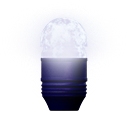
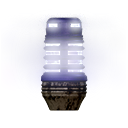
Comparing the layer stacks of the two 128x128 images. Changes:
removed layer "Слой 2 копия 4" over <box>20,9,106,105</box>
removed layer "Слой 2 копия 3" over <box>29,9,98,100</box>
removed layer "Слой 2" over <box>40,17,88,57</box>
removed layer "Слой 2 копия 2" over <box>2,9,124,71</box>
renamed "Слой 2 копия" to "Слой 1 копия", painted on it over <box>23,9,106,76</box>
added layer "Слой 3 копия 6" above "Слой 3 копия 5" over <box>4,13,122,37</box>
added layer "Слой 3 копия 5" above "Слой 3 копия" over <box>38,13,90,38</box>
added layer "Слой 3 копия" above "Слой 3" over <box>38,13,90,38</box>
added layer "Слой 3" above "Слой 4 копия 3" over <box>48,23,80,27</box>
added layer "Слой 4 копия 3" above "Слой 4 копия 5" over <box>11,9,117,107</box>
added layer "Слой 4 копия 5" above "Слой 4 копия 4" over <box>1,22,124,94</box>
added layer "Слой 4 копия 4" above "Слой 4 копия 2" over <box>1,22,124,94</box>
added layer "Слой 4 копия 2" above "Уровни 1" over <box>35,32,93,83</box>
renamed "grenade_plasma_02" to "grenade_hydroplasma_02", moved it above "Слой 2", painted on it over <box>40,17,88,111</box>
renamed "Уровни 1" to "Слой 2", hid it, painted on it, unmasked it over <box>1,9,124,111</box>
